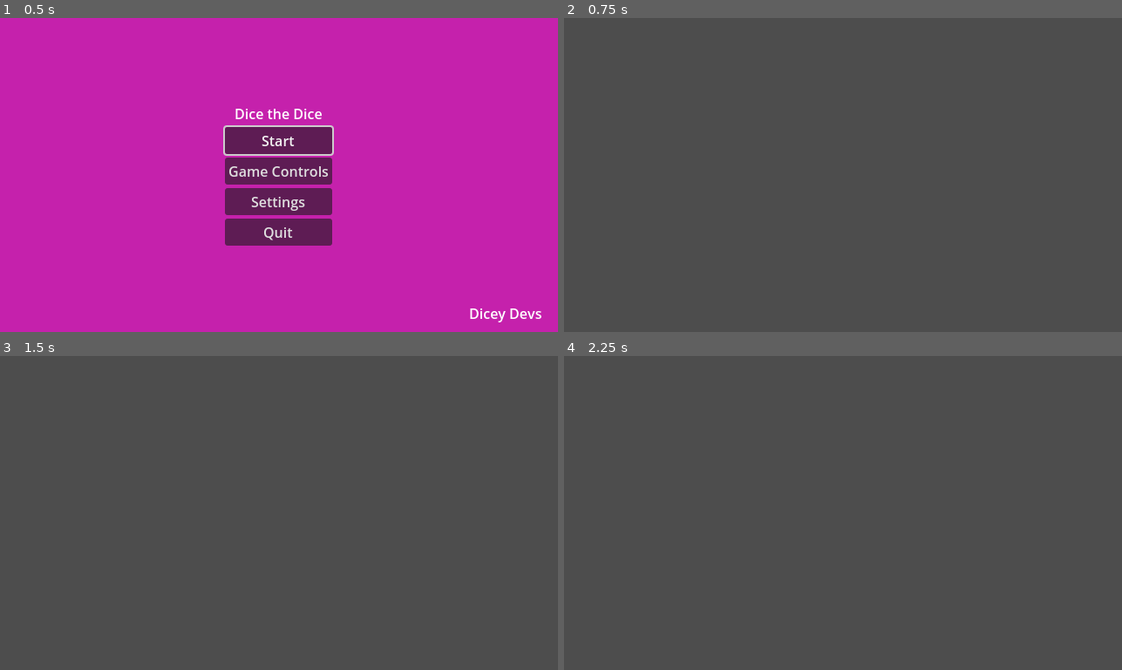
Above: before the commit, frames 1-4 (two rows, left to right).
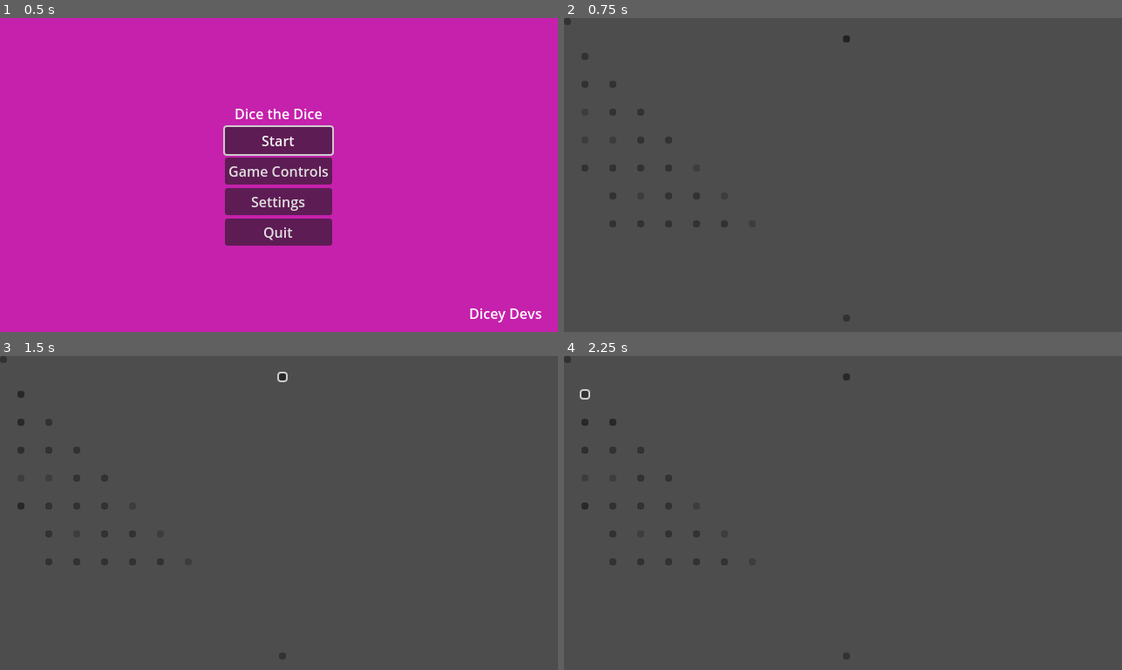
Above: after the commit, the same moments.

Repository: SadBonana/INTD450-Dice_Game
Game: Godot game, scene res://Menus/start_menu.tscn
The game is run twice, just before and just after one commit, with the same random seed, the same clock (stepped at 60 frames per second) and the same inputs.
Inputs (mouse positions are in pixels of both pictures, inside the frame that each line leads up to):
- Up to frame 1 (0.5 s): no input
- Up to frame 2 (0.75 s): click "Start" at 0.5 s
- Up to frame 3 (1.5 s): click (284, 377) at 1.27 s
- Up to frame 4 (2.25 s): click (586, 393) at 2.02 s

Frame 1 is identical in both runs. In frame 2, 0.5% of the frame differs, in the area x 0-52%, y 0-97%; in frame 3, 0.6%; in frame 4, 0.6%.
Error after the commit: Invalid type in function 'change_scene_to_file' in base 'SceneTree'. Cannot convert argument 1 from Nil to String. (res://map/MapNode.gd:98)

Commit message:
More bugfixing and commented code

Diff:
--- a/map/MapNode.gd
+++ b/map/MapNode.gd
@@ -8,7 +8,7 @@
 
 var id        = 0      #supposed to be index in complete array but might be useless now
 #var type_str  = null  #honestly not sure what i was cookin with this
-var type      = null   #type of this node
+var type      = NT.ERROR   #type of this node
 var dest_path = null   #destination path to a specific scene
 var children  = []
 var parents   = []
@@ -60,22 +60,30 @@
 #set the parents of this node
 func set_parents(_parents:Array[MapNode]=[]) -> void:
 	for parent in _parents:
-		set_parent(parent)
+		add_parent(parent)
 
 #add a single parent for this node
-func set_parent(parent:MapNode) -> void:
+func add_parent(parent:MapNode) -> void:
 	if parent != null:
+		for existing in parents:
+			if existing == parent:
+				return
 		self.parents.append(parent)
 
 #get the array of parents
-func get_parents() -> Array[MapNode]:
+func get_parents() -> Array:
 	return self.parents
 
 #add a child to the children array
 #named add_son to avoid name-clashing with built-in add_child()
 func add_son(child:MapNode) -> void:
-	self.children.append(child)
-	child.set_parent(self)
+	if child != null:
+		for existing in children:
+				if existing == child:
+					return
+
+		self.children.append(child)
+		child.add_parent(self)
 
 #get the array of children.
 #func is called get_sons to avoid name-clashing with built-in get_children()
@@ -88,3 +96,8 @@
 	for child in children:
 		child.disabled = false
 	get_tree().change_scene_to_file(dest_path)
+
+'''
+func _draw():
+	draw_circle(Vector2.ZERO, 4, Color.WHITE_SMOKE)
+'''
--- a/map/MapTree.gd
+++ b/map/MapTree.gd
@@ -3,33 +3,32 @@
 class_name MapTree
 
 #constants
-const NT = NodeType.NodeType
-const d = 8
+const NT = NodeType.NodeType #defining NT so that we can shortcut nodetypes
+const d = 8       #depth limit on tree generation
 const b_lower = 0 #lower limit on number of branches
 const b_upper = 3 #upper limit on number of branches
 const num_paths = 4 #number of complete paths in the game
 
-#const tile_width = 32 #width and height of a square on our grid
-#const tile_height = 32
-const tile_size = 32
-const margin = 20
+const tile_size = 32 #32 x 32 tiles for Sean's icons
+const margin = 20    #generic margin for the side of our screen so we have space for UI
 
 const screen_width =  640 #640 pixels wide
 const screen_height = 360 #360 pixels tall
 
 #tree functionality
-#idk if this is still needed
-var leafnodes = []
-var num_nodes #?
-var root
-var end
+var leafnodes = [] #track leafnodes so we can connect to boss
+var num_nodes = 2  #for start and end
+var root           #"start" room, also root of our map tree
+var end            #"boss" room
 
 #map data
-var map_width = 6
-var map_height = 8
-var map_array = range(map_width*map_height)
-var connections = []
-var positions = []
+var map_width = 6  #how many columns in the map grid
+var map_height = 8 #how many rows in the map grid
+var map_array = range(map_width*map_height) #initializing an array to hold the map positions
+var connections = [] #array for connections
+var positions = []   #binary array showing which positions are "active"
+
+var map_nodes = []   #array of MapNodes
 
 #front-end probabilities
 #these are the expected chances of getting a room of this type
@@ -41,80 +40,189 @@
 #var rand_enc_prob
 
 func _init():
-
-	positions.resize(map_array.size())
-	positions.fill(0)
-
-	init_grid()
+	'''
+	Overloading the _init function to initialize our MapTree
+	Parameters:
+		None
+	Returns:
+		None
+	'''
+	positions.resize(map_array.size()) #set the positions array to have the same size as map_array
+	positions.fill(0)                  #fill positions with 0
+
+	map_nodes.resize(map_array.size()) #same as for positions
+	map_nodes.fill(null)               #initialize map_nodes with null values
+
+	init_grid()                        #initialize the grid
+
+	#add the start and end positions to the map_array
 	map_array.push_front(Vector2(screen_width/2, margin))
 	map_array.push_back(Vector2(screen_width / 2, screen_height - margin))
 
+	#create a new MapNode for the starting room
 	root = MapNode.new()
 	root.set_depth(0)
 	root.set_type(NT.START)
-	root.position = map_array[0]
-	#positions.append(root.position)
-	positions[0] = 1
-	#num_nodes += 1
-
+	root.position = map_array[0] #set the position
+
+	#randomly select the start nodes
 	var path_starts = select_starts()
-	assert(path_starts.size() != 0)
 
 	for start in path_starts: #creating each path
+		#grabbing the start index
 		var start_index = pos_to_index((start.x - margin) / tile_size,(start.y - margin) / tile_size)
+
+		#adding a connection from the root to each path start
 		add_connection(root.position,map_array[start_index])
+
+		#generate a path for that start
 		generate(start,1)
 
+	#initialize the map_nodes array with MapNodes at each active position
+	init_nodes()
+
+	#for each path start, add the path start as a node
+	for start in path_starts: #creating each path
+		var start_node = add_node(root,start,1)
+
+	#add all the other nodes
+	add_nodes()
+
+	#insert the root at the front
+	map_nodes.push_front(root)
+
+	#insert the root position at the front as active
+	positions.push_front(1)
+
+	#create the end node (boss)
 	end = MapNode.new()
 	end.set_depth(d+1)
 	end.set_type(NT.BOSS)
 	end.position = map_array[map_array.size() - 1]
-	#positions.append(end.position)
-	positions[positions.size()-1] = 1
-
+
+	#put the boss at the end of the array
+	map_nodes.push_back(end)
+
+	#put an active position at the back of the array for the boss
+	positions.push_back(1)
+
+	#for each leafnode, we connect to the boss
 	for leafnode in leafnodes:
-	#	leafnode.add_son(end) #linking each path to the boss
 		add_connection(leafnode,end.position)
 
+#we use a 1D array to represent a 2D array, so we use some clever indexing
 func pos_to_index(row:int,col:int) -> int:
-	#var x = pos_to_width(col)
-	#var y = pos_to_depth(row)
-	#return x + map_width*y
+	'''
+	This function will convert row and column positions of a point into an index
+	in the map_array, position, and map_nodes arrays.
+	Parameters:
+		row (int): the current row value
+		col (int): the current column value
+	Returns:
+		index (int): index in map_array, position, or map_nodes
+	'''
 	return col + map_width*row
 
+#this will give the depth of a position IN THE TREE
+#this WILL NOT GIVE THE Y-VALUE OF A POSITION
 func pos_to_depth(y:int) -> int:
-	return (y - margin) / tile_size
-
+	'''
+	This function will convert a y-position to a tree-depth.
+	Parameters:
+		y (int): y-value of the position
+	Returns:
+		depth (int): depth in the tree of this node
+	'''
+	return (y - margin) / tile_size + 1
+
+#This function is unused currently
 func pos_to_width(x:int) -> int:
+	'''
+	This function will convert an x-position to the position in the tree.
+	Parameters:
+		x (int): the x-value of the position
+	Returns:
+		row/col (int): Not sure which it returns honestly
+	'''
 	return (x - margin) / tile_size
 
+#converting from index back to position
 func index_to_pos(index:int):
+	'''
+	This function will convert a given index in map_array, map_nodes, or positions to
+	a position in the map space.
+	Parameters:
+		index (int): position in the array
+	Returns:
+		pos (int): the position in the map space. Value -1,-1 used for error checking
+	'''
 	for col in range(0,map_width):
 		for row in range(0,map_height):
-			if col + map_width*row + 1 == index:
-				return [row,col]
+			#checking if this combination of rows and cols gives the position we want
+			if col + map_width*row == index:
+				return Vector2(row,col)
+	#position not found, return -1,-1
+	return Vector2(-1,-1)
 
 func init_grid():
-	#map_array[0] = Vector2(margin, screen_width / 2)
-	#map_array.append(Vector2(screen_height - margin, screen_width / 2))
+	'''
+	This function is designed to initialize the map_array with every possible position
+	in our grid.
+	Parameters:
+		None
+	Returns:
+		None
+	'''
+	#TODO: centre the grid
 	for col in range(0,map_width):
 		for row in range(0,map_height):
+			#getting the index so we can properly update map_array
 			var index = pos_to_index(row,col)
+
+			#initialize position at that index
 			map_array[index] = Vector2(row * tile_size + margin, col * tile_size + 2*margin)
 
-func select_starts():
+func select_starts() -> Array:
+	'''
+	This function is designed to randomly select starting positions at depth = 1.
+	Parameters:
+		None
+	Returns:
+		starts: array of starting positions
+	'''
+	#array of starting positions
 	var starts = []
+
+	#grab possible starting positions from the map_array
 	var possible_starts = map_array.slice(1,map_width)
+
+	#for each path
 	for path in num_paths:
+		#randomly select an index
 		var start_index = randi_range(0,possible_starts.size()-1)
+
+		#at that index in possible_starts, pop the value (remove and return)
 		var start = possible_starts.pop_at(start_index)
-		#positions.append(start)
+
+		#convert that starting position into an index for our array
 		var index = pos_to_index((start.x - margin) / tile_size,(start.y - margin) / tile_size)
+
+		#set that position to active
 		positions[index] = 1
+
+		#add the starting postion that was selected to the starts array
 		starts.append(start)
 	return starts
 
 func select() -> NT:
+	'''
+	This function will properly set up the conditional for random selection and then
+	will randomly select a NodeType.
+	Parameters:
+		None
+	Returns:
+		select (NT): A random selection of NodeType
+	'''
 	#back-end probabilities for making the conditional work
 	var battle_prob_b = battle_prob
 	var wshop_prob_b = wshop_prob + battle_prob_b
@@ -122,6 +230,8 @@
 	var treasure_prob_b = treasure_prob  + camp_prob_b
 
 	var select
+
+	#random generation
 	var random_float = randf()
 
 	if random_float < battle_prob_b: # chance of random float < battle_prob_b is battle_prob*100%
@@ -138,28 +248,49 @@
 
 	return select
 
-func random_type(prev:NT, depth:int) -> NT:
+func select_type(prev:NT, depth:int) -> NT:
+	'''
+	This function will adjust the probabilities of getting each NodeType before randomly
+	selecting a NodeType.
+	Parameters:
+		prev (NT): the last generated node's type. Used to adjust probabilities and to
+				prevent repeat generation
+		depth (int): the depth of the node in the tree
+	Returns:
+		selection (NT): the selected type for the current node
+	'''
 	var selection = NT.ERROR   #if error is returned something went wrong
 
-	if depth == 3:           #only want this to run once, at depth=3
+	#if depth is 1 then set type to BATTLE
+	if depth == 1:
+		return NT.BATTLE
+
+	if depth == 3:           #only want this to run once, at depth=3 to increase probs
 		camp_prob = 0.15     #i.e., chance for node 3 in a path of being a campfire is 15%
 		wshop_prob = 0.25    # 25%
 		battle_prob = 0.50   # 50%
 		treasure_prob = 0.10 # 10%
 
+	#hardcode depth 4 as treasure, we dont have to do this
 	if depth == 4:
-		selection = NT.TREASURE
-
+		return NT.TREASURE
+
+	#hardcode depth 6 as workshop
 	if depth == 6:
-		selection = NT.WORKSHOP
-
+		return NT.WORKSHOP
+
+	#if depth is d then its a leafnode, and all leafnodes are rest sites
 	if depth == d:
-		selection = NT.CAMPFIRE
-
+		return NT.CAMPFIRE
+
+	#initialize finished selection as false
 	var fin = false
 
 	while !fin:                #preventing selecting campfires and workshops multiple times in a row
+		#randomly select a type
 		selection = select()
+
+		#match = switch-case in other languages
 		match selection:
 			NT.BATTLE:         #if battle selected
 				if battle_prob > 0.06: #if current chance for battle > 6%
@@ -197,64 +328,115 @@
 					fin = true
 	return selection
 
-
-#func generate(prev:MapNode, depth:int, branch:bool, pathID:int, branchID:int=1):
-func generate(prev:Vector2, depth:int):
-
-	if depth >= d:
-		leafnodes.append(prev)
+func generate(prev:Vector2, depth:int) -> void:
+	'''
+	This function will generate a tree.
+	Parameters:
+		prev (Vector2): a position in the grid of the previous node.
+		depth (int): the depth of the current node
+	Returns:
+		None
+	'''
+	#Just in case somehow we get depth > d
+	if depth >= d: #if depth is d then we stop generating children
 		return
 
 	var children = []
 
+	#get the points for the possible children of prev
 	var p1 = Vector2(prev.x-tile_size,prev.y+tile_size)
 	var p2 = Vector2(prev.x, prev.y + tile_size)
 	var p3 = Vector2(prev.x + tile_size, prev.y + tile_size)
 
-	var grid_width = [ 0 + margin ,map_width * tile_size ]
+	#initialize the min and max widths/heights for the grid
+	#index 0 is the min, index 1 is the max
+	var grid_width = [ 0 + margin ,map_width * tile_size * 3]
 	var grid_height = [0 + margin, map_height * tile_size]
 
 	#if (p1.x > 0 + margin and p1.x < screen_width - margin and
 	#		p1.y > 0 + margin and p1.y < screen_height - margin):
+	#if position is within the boundaries, then add to children array
 	if (p1.x > grid_width[0] and p1.x < grid_width[1] and
 			p1.y > grid_height[0] and p1.y < grid_height[1]):
 		children.append(p1)
 
 	#if (p2.x > 0 + margin and p2.x < screen_width - margin and
 	#		p2.y > 0 + margin and p2.y < screen_height - margin):
+	#same as for p1
 	if (p2.x > grid_width[0] and p2.x < grid_width[1] and
 			p2.y > grid_height[0] and p2.y < grid_height[1]):
 		children.append(p2)
 
 	#if (p3.x > 0 + margin and p3.x < screen_width - margin and
 	#		p3.y > 0 + margin and p3.y < screen_height - margin):
+	#same as for p1
 	if (p3.x > grid_width[0] and p3.x < grid_width[1] and
 			p3.y > grid_height[0] and p3.y < grid_height[1]):
 		children.append(p3)
 
+	#randomly select the number of paths (the number of children)
 	var paths = randi_range(1,children.size())
+
+	#for each path
 	for path in paths:
+		#randomly select WHICH child we are pathing to
 		var child_index = randi_range(0,children.size()-1)
+
+		#when we select the child we path to, we remove that child
+		#this way if we randomly generate 2 paths, we don't select the same child for each
 		var child = children.pop_at(child_index)
-		#positions.append(child)
+
+		#if there was no child
 		if not child:
-			return
+			return #stop generating
+
+		#otherwise, find the index of the child in the various arrays
 		var index = pos_to_index((child.x - margin) / tile_size,(child.y - margin) / tile_size)
+
+		#activate the child
 		positions[index] = 1
 
-		#var connection = [prev,child]
-		#connections.append(connection)
+		#add a connection between parent and child
 		add_connection(prev,child)
-		generate(child,depth + 1)
+
+		#recursive call to generate more children
+		generate(child, depth + 1)
 
 func add_connection(start:Vector2, end:Vector2) -> void:
+	'''
+	This function will add a connection between two positions to the connections array.
+	Parameters:
+		start (Vector2): the start position of the connection (parent)
+		end (Vector2): the end position of the connection (child)
+	Returns:
+		None
+	'''
+
+	#recently added. Should check if the line will intersect and return if it will
+	if check_connections(start,end):
+		return
+
+	#init connection as an array with start and end
 	var connection = [start,end]
+
+	#add connection to connections
 	connections.append(connection)
 
 func check_connections(current_pos:Vector2, dest_pos:Vector2) -> bool:
+	'''
+	This function will check whether or not there is an existing path that would
+	intersect with the one we are trying to make.
+	Parameters:
+		current_pos (Vector2): the "start" of the connection we want to make
+		dest_pos (Vector2): the destination position of the end of the path we want to make
+	Returns:
+		(bool): true if a conflicting connection already exists, false otherwise
+	'''
 	#var offset_current = (current_pos.x - margin) / tile_size #accounting for pixel width and margins
 	#we don't offset y because it we don't need to
 	#var offset_dest = (dest_pos.x - margin) / tile_size
+
+	#for each existing connection in connections
 	for connection in connections:
 		#we use greater than or equal to account for connected nodes below ours
 		if connection[1].y == dest_pos.y and connection[1].x == dest_pos.x - tile_size:
@@ -264,16 +446,62 @@
 		if connection[1].y == dest_pos.y and connection[1].x == dest_pos.x + tile_size:
 			if connection[0].x == current_pos.x - tile_size and connection[0].y == current_pos.y:
 				return true
+
 	return false
 
-func add_nodes():
-	var prev = NT.START
-	for pos in positions:
-		if pos == 1:
-			var point = index_to_pos(pos)
+
+func init_nodes():
+	#print(positions)
+	for index in range(positions.size()):
+		if positions[index] == 1:
 			var node = MapNode.new()
-			node.position = point
-			var depth = pos_to_depth(point.y)
-			node.set_depth(depth)
-			var selection = random_type(prev, depth)
-			node.set_type(selection)
+			map_nodes[index] = node
+
+func add_nodes() -> void:
+	#print(map_nodes)
+	#print(positions)
+	#var prev = start
+	'''
+	for index in range(positions.size()):
+		if positions[index] == 1:
+			var pos = index_to_pos(index)
+			var depth = pos_to_depth(pos.y)
+			prev = add_node(prev,pos,depth)
+	'''
+
+	for connection in connections:
+		var start = connection[0]
+		var end = connection[1]
+		if start != root.position:
+			#print((start.x - margin) / tile_size)
+			var index = pos_to_index((start.x - margin) / tile_size,(start.y - margin) / tile_size)
+			var prev = map_nodes[index]
+			var depth = pos_to_depth(end.y)
+
+			add_node(prev,end,depth)
+
+
+func add_node(prev:MapNode, pos: Vector2, depth:int) -> MapNode:
+	#var point = index_to_pos(pos)
+	#var node = MapNode.new()
+
+	var index = pos_to_index((pos.x - margin) / tile_size,(pos.y - margin) / tile_size)
+	var node = map_nodes[index]
+
+	if node == null:
+		return
+
+	node.position = pos
+	node.set_depth(depth)
+
+	if depth >= d:
+		leafnodes.append(prev)
+
+	#print(prev.get_type())
+	var selection = select_type(prev.type, depth)
+
+	node.set_type(selection)
+
+	prev.add_son(node)
+	num_nodes += 1
+	return node
--- a/map/NodeType.gd
+++ b/map/NodeType.gd
@@ -1,7 +1,7 @@
 extends Node
 
 enum NodeType {
-	ERROR,
+	ERROR = -1,
 	START,
 	BATTLE,
 	CAMPFIRE,
--- a/map/map.gd
+++ b/map/map.gd
@@ -6,9 +6,17 @@
 
 func _init():
 	map = MapTree.new()
-	print(map.positions)
-	#print(map.connections)
-	#print(map.map_array)
+
+	for node in map.map_nodes:
+		if node != null:
+			print("Node:",node)
+			print("pos:",node.position)
+			print("parents:",node.get_parents())
+			print("children:",node.get_sons())
+			print("type:",node.type)
+			print("depth:",node.depth)
+			add_child(node)
+	'''
 	var i = 0
 	for position in map.map_array:
 		var node = Node2D.new()
@@ -17,18 +25,17 @@
 		points.append(node)
 		add_child(node)
 		i += 1
-
-	#var start = Node2D.new()
-	#start.position = map.connections[0][0]
-	#points.push_front(start)
-
+	'''
 
 func _draw():
+
 	#for position in map.positions:
 		#draw_circle(Vector2.ZERO, 4, Color.WHITE_SMOKE)
-	for point in points:
-		point.draw_circle(Vector2.ZERO, 4, Color.WHITE_SMOKE)
+	for node in map.map_nodes:
+		if node != null:
+			node.draw_circle(Vector2.ZERO, 4, Color.WHITE_SMOKE)
 		#print(point.position)
+
 	'''
 	for connection in map.connections:
 		connection[0].draw_circle(Vector2.ZERO, 4, Color.WHITE_SMOKE)
